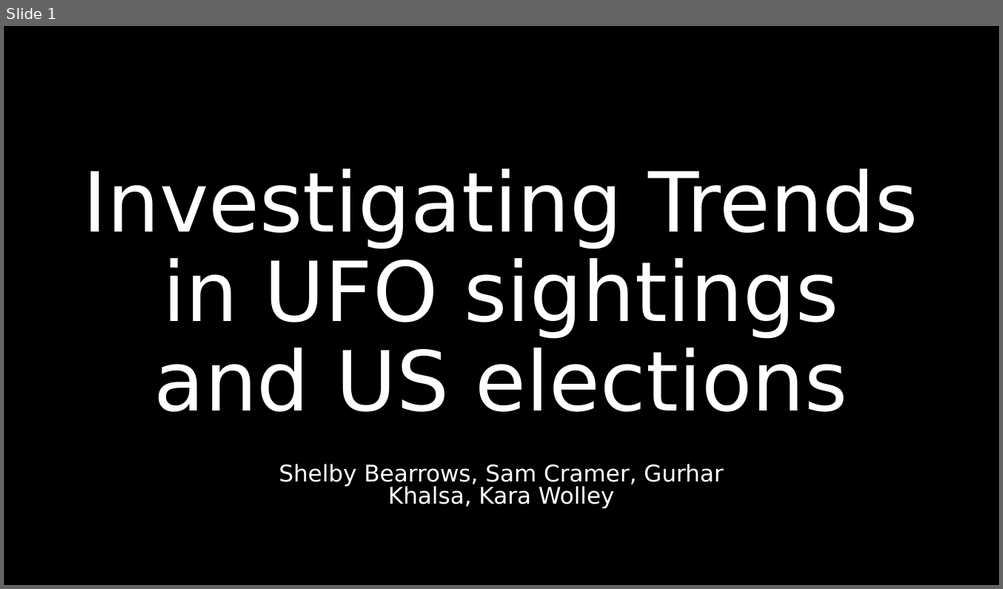
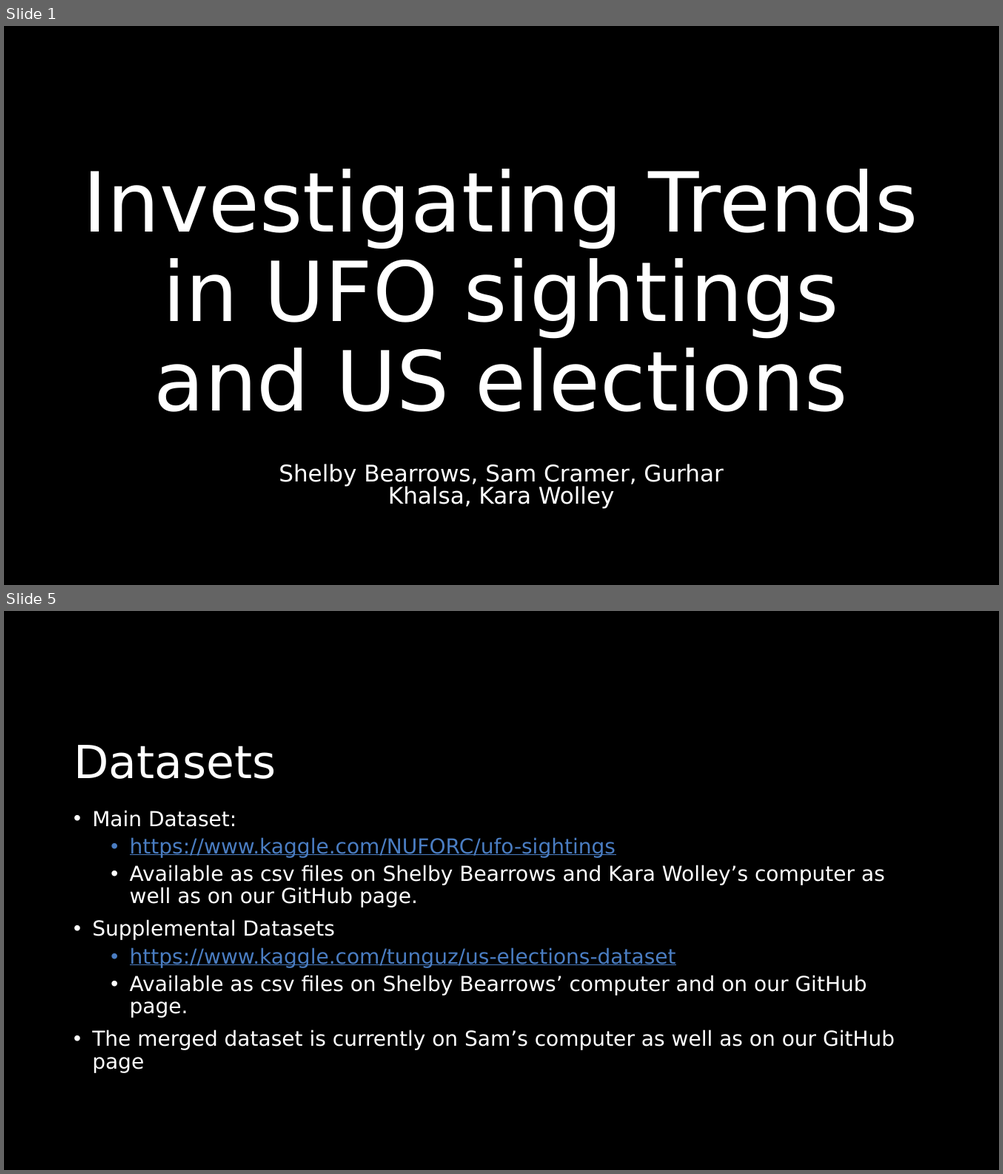
Before and after one commit to KWolley/CSPB4502_DreamTeam, a slide deck: UFO_presidentalElections.pptx. Shown one above the other, each under a label of ours: slide 1 before the commit, slides 1 and 5 after it; the slides between them are not shown. The pictures are 1003x589 and 1003x1174 pixels, drawn with LibreOffice and Linux fonts; fonts in the diff are those of the drawing; background and template pictures are left out. Boxes give left, top, right and bottom in pixels: in the first picture for what was removed or moved away, otherwise in the second. Text is boxed around its words. In the diff, an @@ line names an element or a change of style, - is before the commit and + after.

Commit message:
Update UFO_presidentalElections.pptx
updates to powerpoint

```diff
--- a/UFO_presidentalElections.pptx
+++ b/UFO_presidentalElections.pptx
@@ slide 5 added at (4,611,999,1170), background #000000 @@
@@ title added at (74,745,276,779), 44 pt, text #FFFFFF @@
+Datasets
@@ text added at (92,810,894,1073), 20 pt, text #FFFFFF @@
+• Main Dataset:
+  • https://www.kaggle.com/NUFORC/ufo-sightings
+  • Available as csv files on Shelby Bearrows and Kara Wolley’s computer as well as on our GitHub page.
+• Supplemental Datasets
+  • https://www.kaggle.com/tunguz/us-elections-dataset
+  • Available as csv files on Shelby Bearrows’ computer and on our GitHub page.
+• The merged dataset is currently on Sam’s computer as well as on our GitHub page
```
Also in this commit, not shown: 4 slides changed, 1 other slide added, 1 slide removed.
